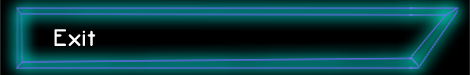
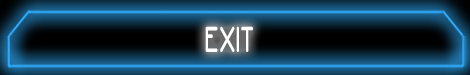
Layered file, before and after one edit (470px x 75px). Changes by layer:
renamed "Exit" to "EXIT", painted on it over (0, 0, 470, 75)
added layer "Layer 4 copy" above "Layer 1" over (5, 9, 467, 69)
painted on "Layer 1" over (0, 0, 470, 75)
